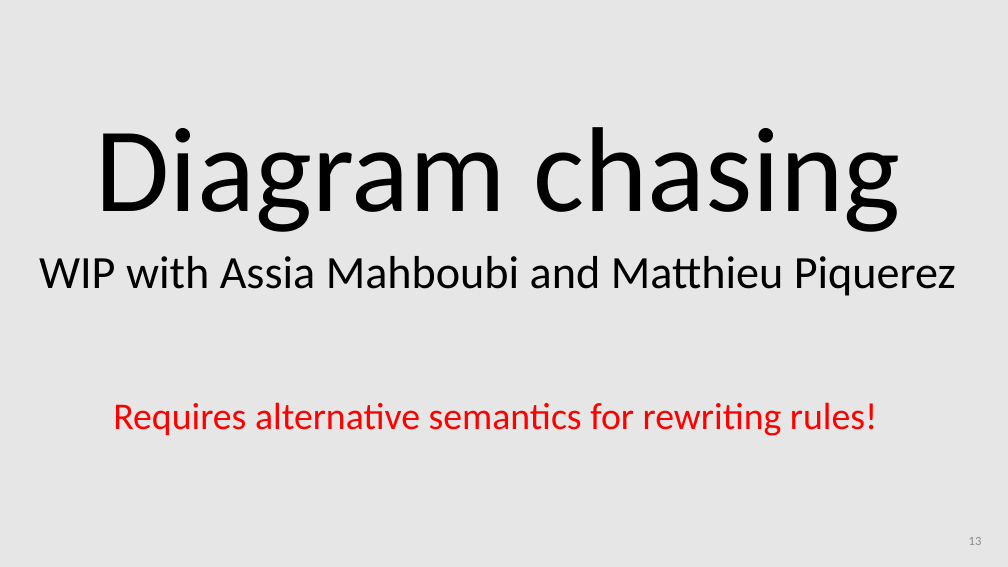
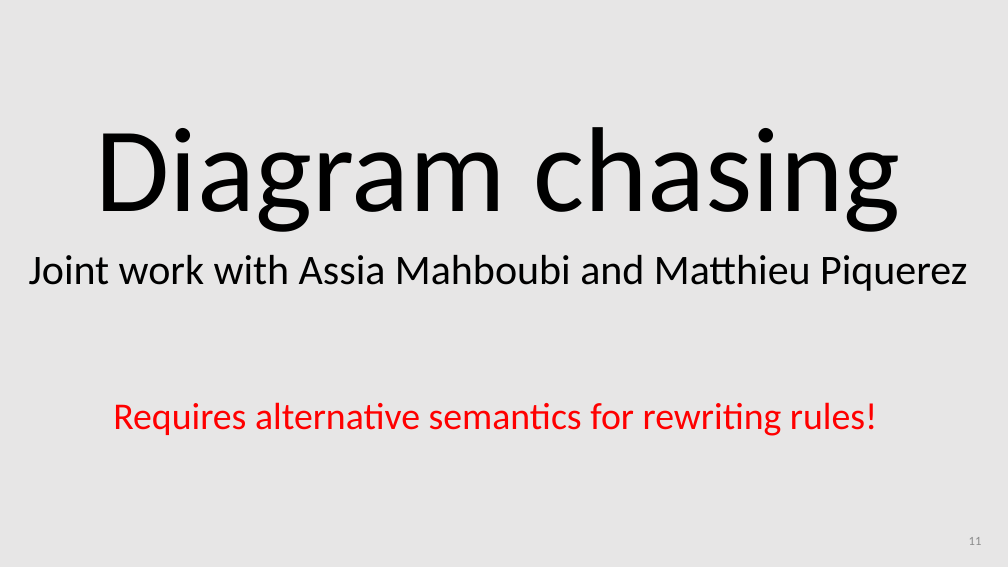
Before and after one commit to amblafont/slides, a slide deck: slide 11 of diagrammatic-reasoning/2024-november-coreact.pptx (slide 13 before the commit). Drawn at 1008x567 pixels with LibreOffice and Linux fonts; fonts in the diff are those of the drawing. Boxes give left, top, right and bottom in pixels: in the first picture for what was removed or moved away, otherwise in the second. Text is boxed around its words. In the diff, an @@ line names an element or a change of style, - is before the commit and + after.

```diff
--- a/diagrammatic-reasoning/2024-november-coreact.pptx
+++ b/diagrammatic-reasoning/2024-november-coreact.pptx
@@ text at [29,255,967,291]: text changed; size 44 to 40 pt @@
-WIP with Assia Mahboubi and Matthieu Piquerez
+Joint work with Assia Mahboubi and Matthieu Piquerez
@@ page number at [969,537,982,545]: text changed @@
-13
+11
```
Also in this commit, not shown: 9 other slides changed, 1 slide added, 2 slides removed.
